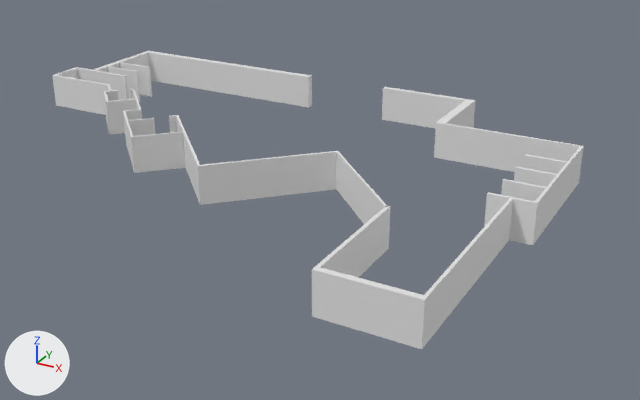
One commit to the Blender file blender/environment/2thfloor.blend: the scene before it, then after it.
One viewpoint serves both versions: a camera (50 mm lens) standing at (29.4, -64.1, 26.5) and looking at (-6.0, 0.3, -5.7). Arrows for +X, +Y and +Z are at lower left; the lights stay in place.
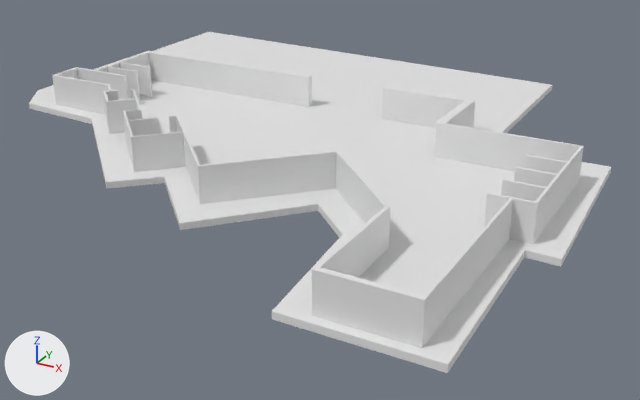
Pixel boxes (x1, y1, x2, y2) of what changed, in the pictures (640 x 400 px):
'Floor', added: after (29, 32, 611, 373)

Patch to the scene script:
```diff
--- a/blender/environment/2thfloor.blend.py
+++ b/blender/environment/2thfloor.blend.py
@@ me_plane @@
+me_plane.from_pydata(...)  # 32 vertices, 18 faces; spans x -1.0..0.42, y -0.63..0.769, z -0.013..0.0
@@ ob_floor @@
+ob_floor = bpy.data.objects.new('Floor', me_plane)
+ob_floor.location = (1.56, -1.24, 0.06)
+ob_floor.scale = (40.4, 40.4, 40.4)
```
